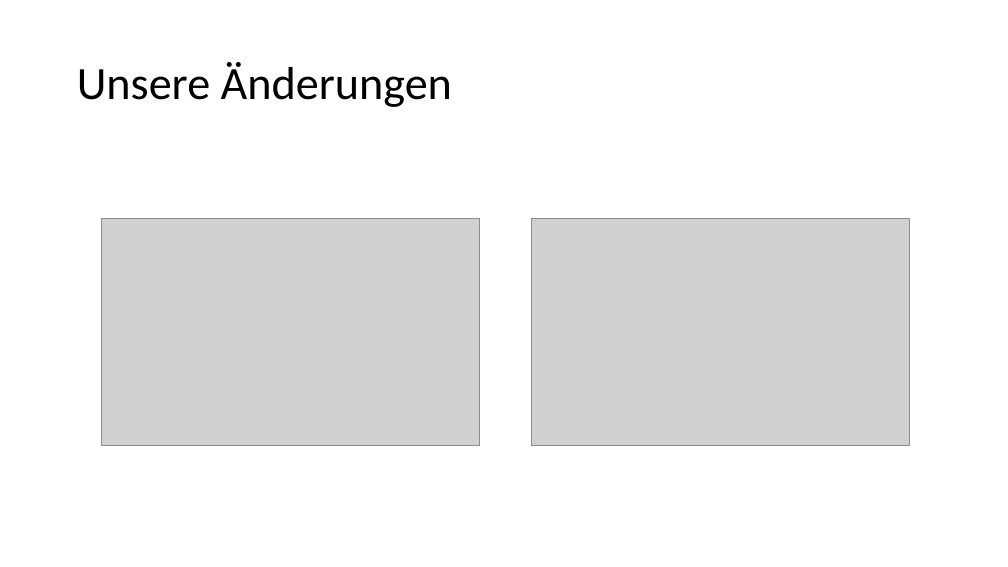
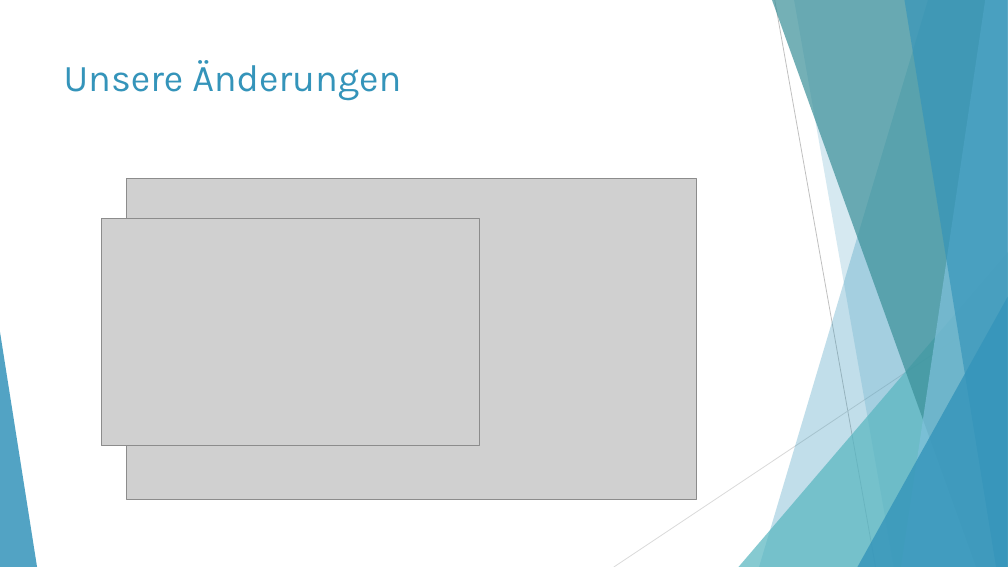
Before and after one commit to moritzhe/algokarto, a slide deck: slide 15 of Wang-Müller.pptx. Drawn at 1008x567 pixels with LibreOffice and Linux fonts; fonts in the diff are those of the drawing; grey boxes stand for pictures. Boxes give left, top, right and bottom in pixels: in the first picture for what was removed or moved away, otherwise in the second. Text is boxed around its words. In the diff, an @@ line names an element or a change of style, - is before the commit and + after.

Commit message:
Add design to presentation

```diff
--- a/Wang-Müller.pptx
+++ b/Wang-Müller.pptx
@@ title "Unsere Änderungen": place and size @@
-title "Unsere Änderungen" at (77, 62, 452, 107)
+title "Unsere Änderungen" at (64, 60, 401, 101)
@@ title "Unsere Änderungen" at (64, 60, 401, 101): size 44 to 36 pt, font Calibri to Karla, text colour #000000 to #3494BA; line spacing 0.9 to 1; vertical alignment middle to top @@
@@ picture added at (126, 178, 697, 499) @@
@@ picture removed at (532, 219, 910, 445) @@
@@ group added at (0, 0, 1008, 567): 5 freeform shapes, 3 triangles, 2 lines @@
```
Also in this commit, not shown: 14 other slides changed, 1 slide added, 1 slide removed.
